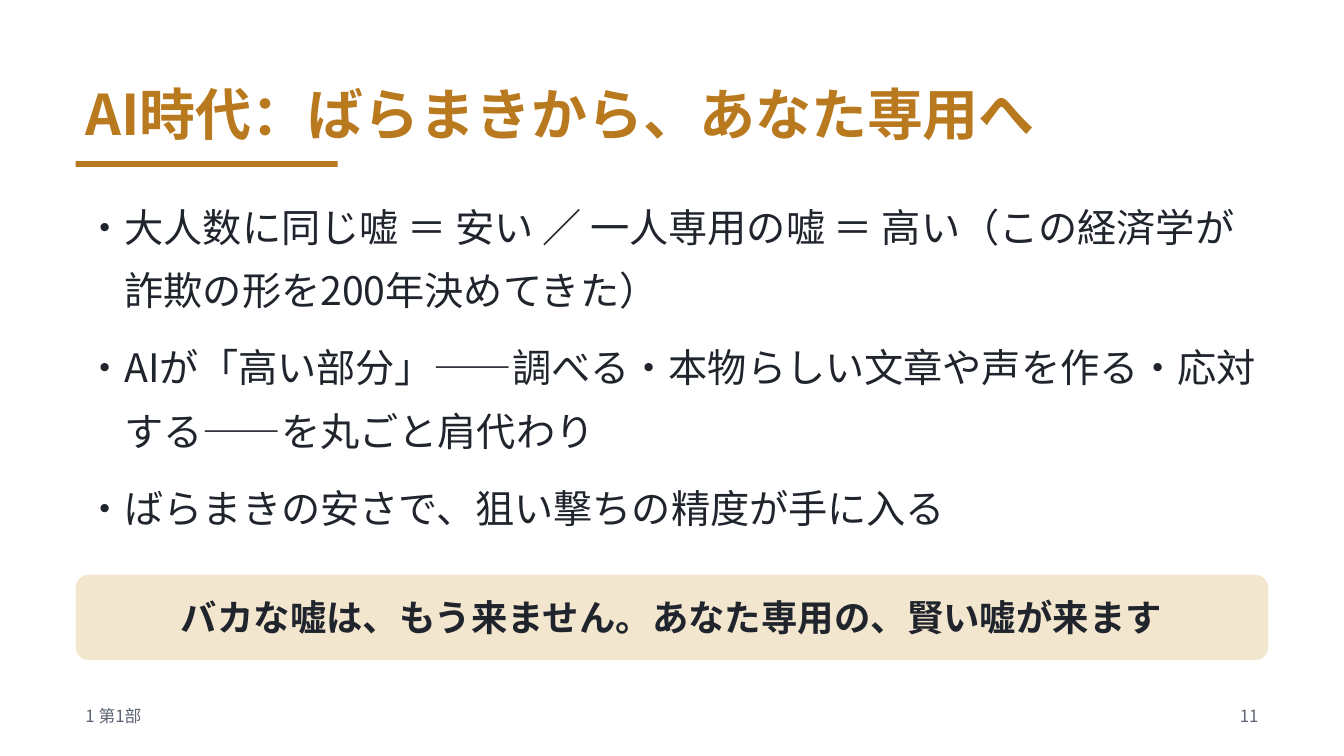
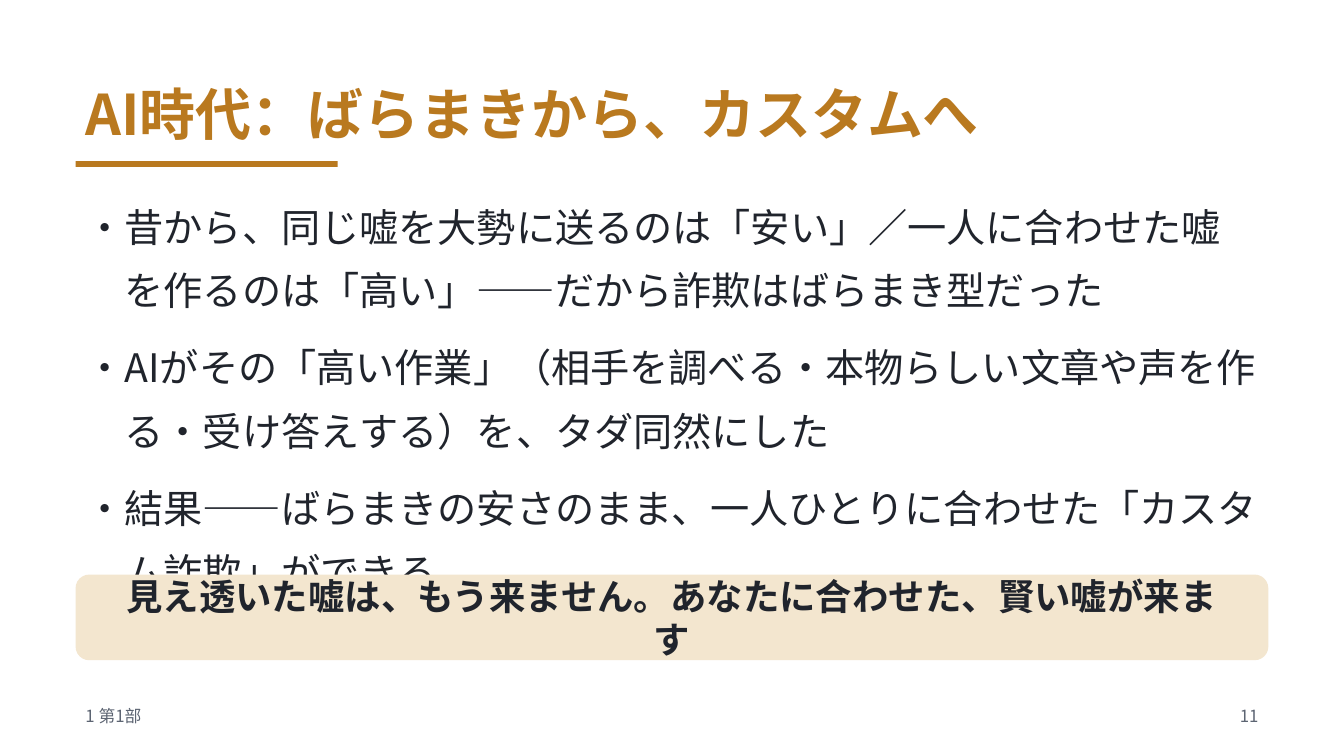
Before and after one commit to meitekku/deepfake-talk-v2, a slide deck: slide 11 of slides/deepfake-talk.pptx. Drawn at 1344x756 pixels with LibreOffice and Linux fonts; fonts in the diff are those of the drawing. Boxes give left, top, right and bottom in pixels: in the first picture for what was removed or moved away, otherwise in the second. Text is boxed around its words. In the diff, an @@ line names an element or a change of style, - is before the commit and + after.

Commit message:
AI時代スライド: カスタムへ改題・経済学の箇条書きを平易化・「バカな」を「見え透いた」に変更

```diff
--- a/slides/deepfake-talk.pptx
+++ b/slides/deepfake-talk.pptx
@@ text at (85, 87, 979, 140): text changed @@
-AI時代：ばらまきから、あなた専用へ
+AI時代：ばらまきから、カスタムへ
@@ text at (85, 209, 1257, 526): text changed @@
-・大人数に同じ嘘 ＝ 安い ／ 一人専用の嘘 ＝ 高い（この経済学が詐欺の形を200年決めてきた）
-・AIが「高い部分」——調べる・本物らしい文章や声を作る・応対する——を丸ごと肩代わり
-・ばらまきの安さで、狙い撃ちの精度が手に入る
+・昔から、同じ嘘を大勢に送るのは「安い」／一人に合わせた嘘を作るのは「高い」——だから詐欺はばらまき型だった
+・AIがその「高い作業」（相手を調べる・本物らしい文章や声を作る・受け答えする）を、タダ同然にした
+・結果——ばらまきの安さのまま、一人ひとりに合わせた「カスタム詐欺」ができる
@@ text in rounded rectangle at (126, 573, 1216, 664): text changed @@
-バカな嘘は、もう来ません。あなた専用の、賢い嘘が来ます
+見え透いた嘘は、もう来ません。あなたに合わせた、賢い嘘が来ます
```
Also in this commit, not shown: 4 other files.
